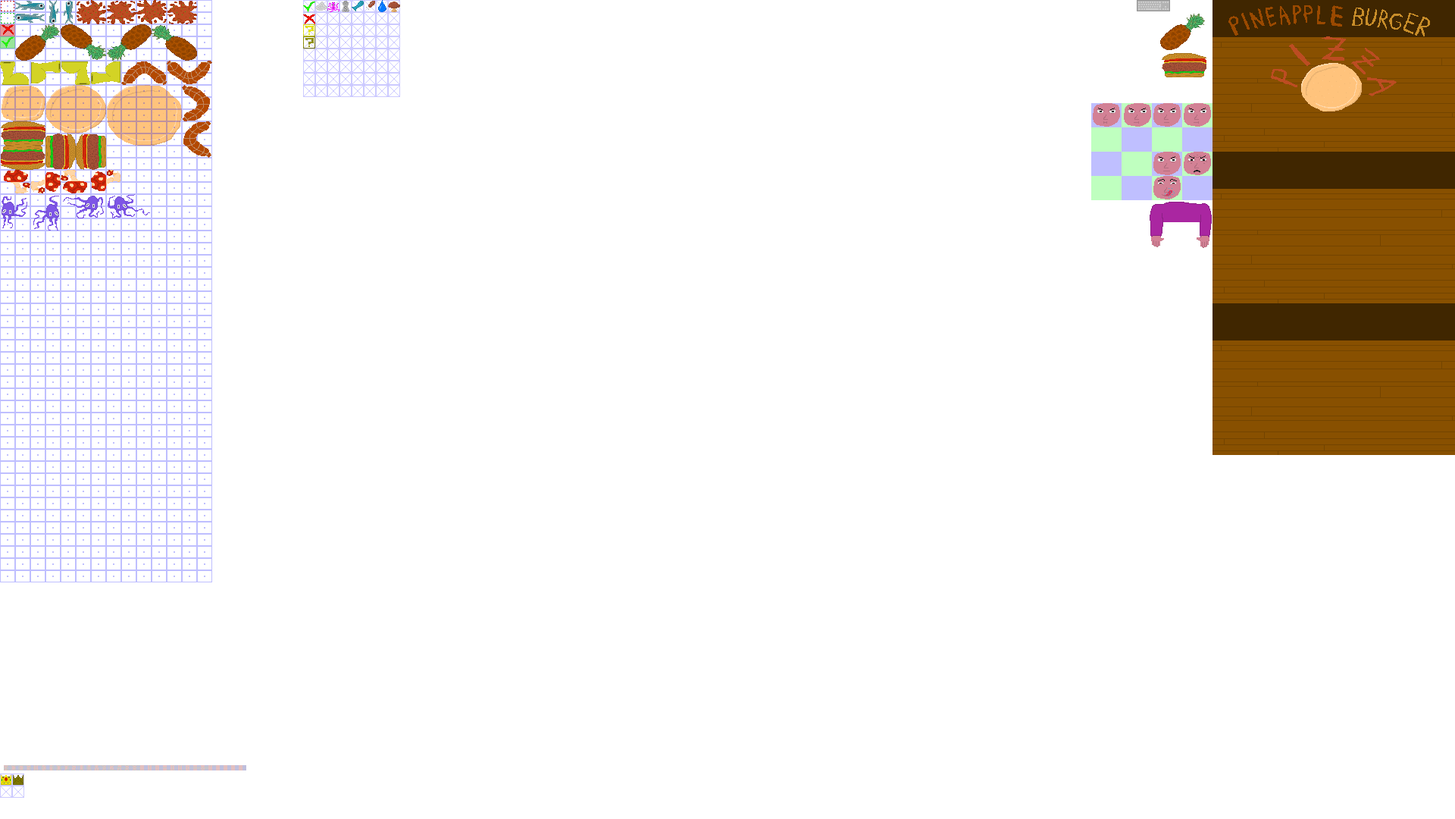
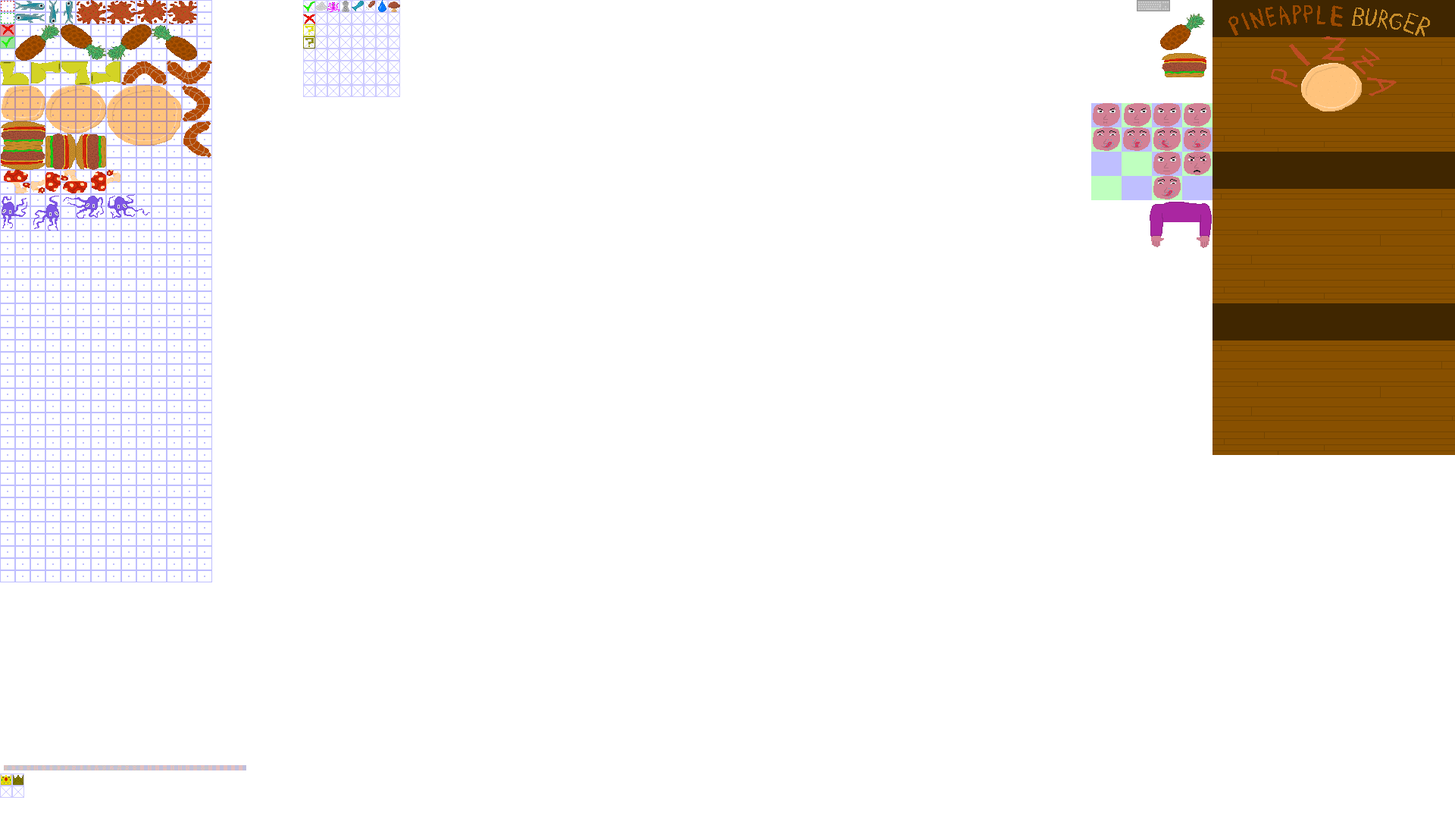
Comparing the layer stacks of the two 1455x819 images. Changes:
painted on "customer_head" over bbox(1093, 127, 1212, 151)
